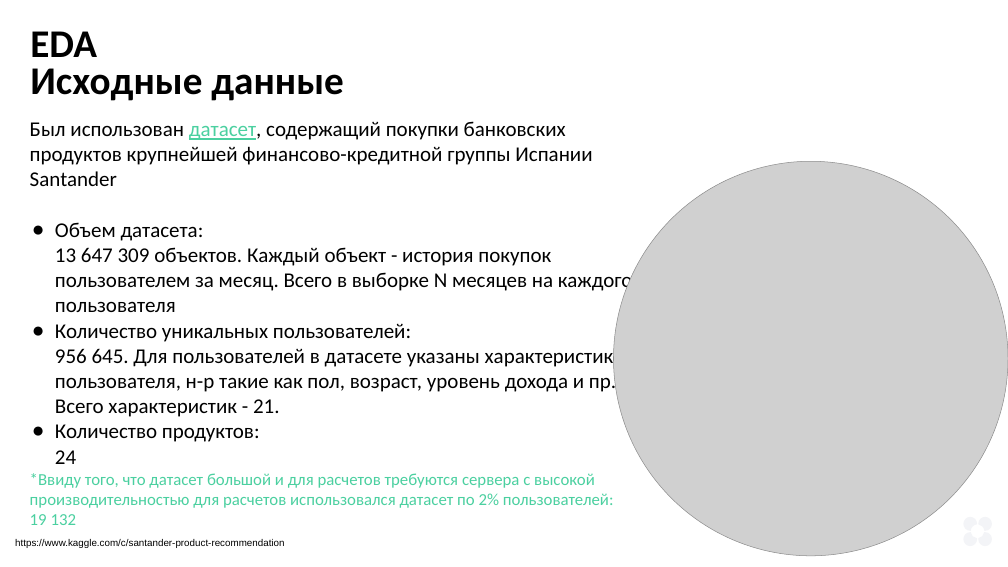
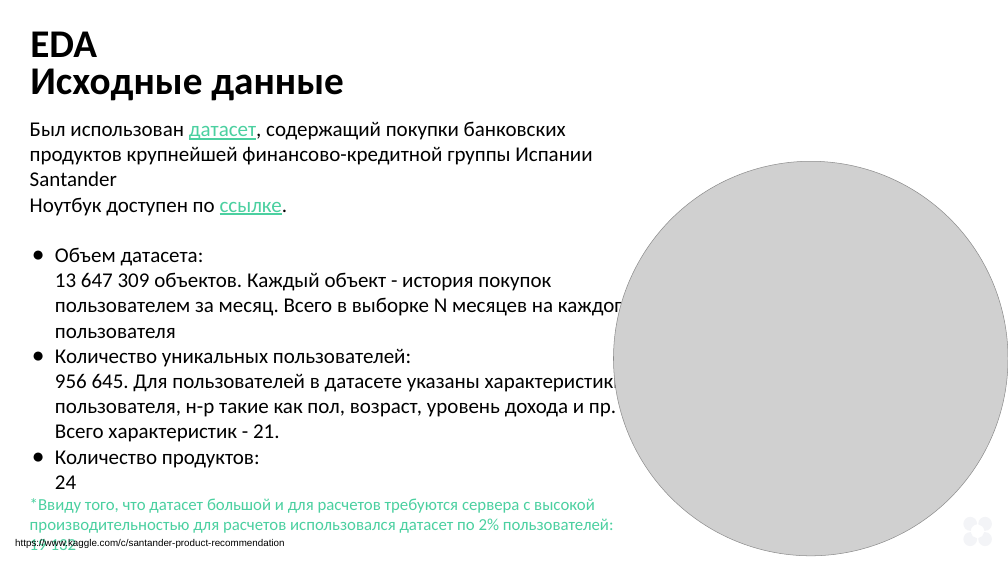
Before and after one commit to VeraRomantsova/diploma, a slide deck: slide 9 of Romantsova_Vera_presentation_pptx.pptx. Drawn at 1008x567 pixels with LibreOffice and Linux fonts; fonts in the diff are those of the drawing; grey boxes stand for pictures. Boxes give left, top, right and bottom in pixels: in the first picture for what was removed or moved away, otherwise in the second. Text is boxed around its words. In the diff, an @@ line names an element or a change of style, - is before the commit and + after.

```diff
--- a/Romantsova_Vera_presentation_pptx.pptx
+++ b/Romantsova_Vera_presentation_pptx.pptx
@@ text at [30, 197, 288, 216]: paragraph added @@
+Ноутбук доступен по ссылке.
```
Also in this commit, not shown: 1 other file.
